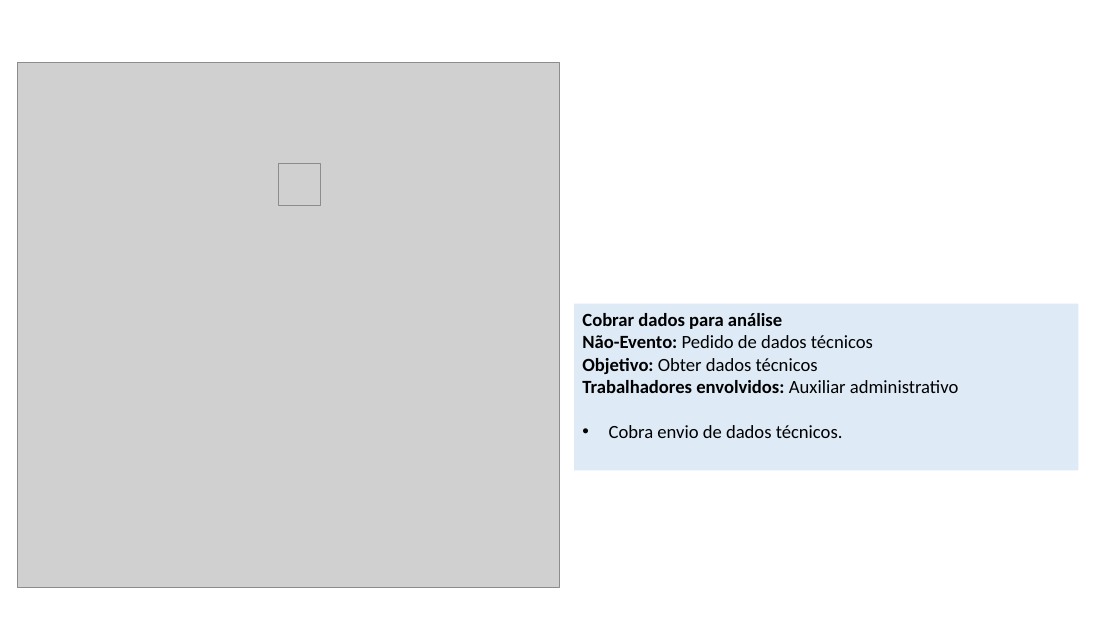
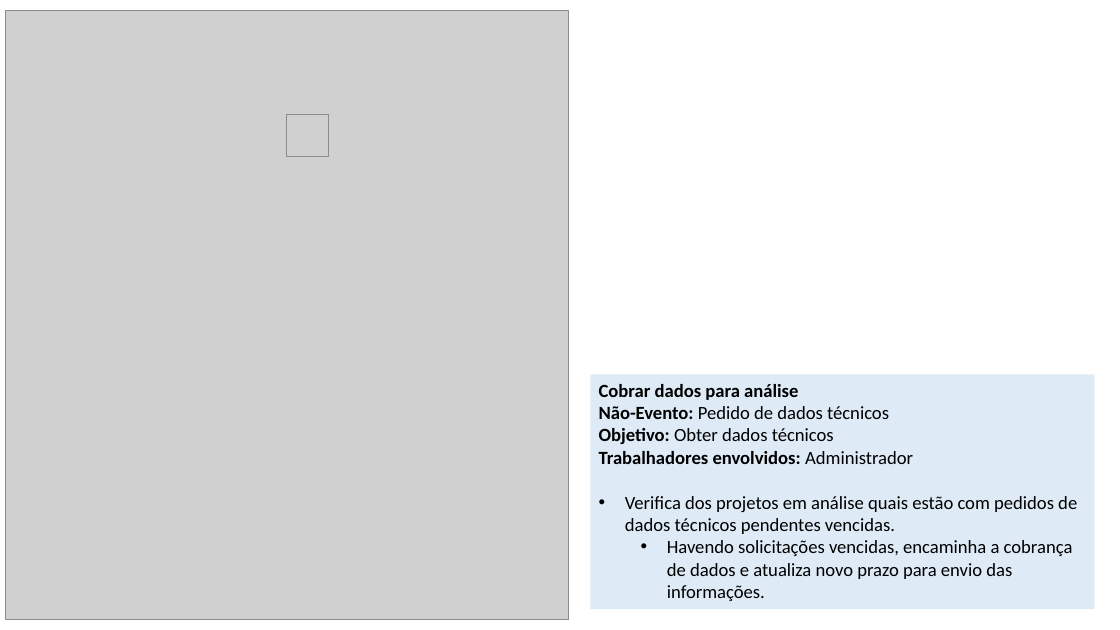
Before and after one commit to somosafsociety/Eng-Soft-EC2A, a slide deck: slide 2 of 18. Descrição dos Processos de Negócio.pptx. Drawn at 1120x630 pixels with LibreOffice and Linux fonts; fonts in the diff are those of the drawing; grey boxes stand for pictures. Boxes give left, top, right and bottom in pixels: in the first picture for what was removed or moved away, otherwise in the second. Text is boxed around its words. In the diff, an @@ line names an element or a change of style, - is before the commit and + after.

Commit message:
Revisões 16/05
Artefato 15 - Completo e revisado
Artefato 16 - Completo e revisado
Artefato 17 - Completo e revisado
Artefato 18 - Revisado até o processo (slide) 16
Artefato 19 - Precisa trocar as figuras de acordo com o artefato 16 (recomendo usar o ppt do 18 para pegar as figuras)

```diff
--- a/18. Descrição dos Processos de Negócio.pptx
+++ b/18. Descrição dos Processos de Negócio.pptx
@@ picture: place and size @@
-picture at <box>18,63,560,587</box>
+picture at <box>5,10,568,619</box>
@@ picture: place and size @@
-picture at <box>278,163,320,205</box>
+picture at <box>287,114,329,156</box>
@@ rectangle "Cobrar dados para análise": place and size @@
-rectangle "Cobrar dados para análise" at <box>575,303,1079,471</box>
+rectangle "Cobrar dados para análise" at <box>591,375,1095,609</box>
@@ text in rectangle at <box>599,451,1077,601</box>: text changed @@
-Trabalhadores envolvidos: Auxiliar administrativo
-• Cobra envio de dados técnicos.
+Trabalhadores envolvidos: Administrador
+• Verifica dos projetos em análise quais estão com pedidos de dados técnicos pendentes vencidas.
+  • Havendo solicitações vencidas, encaminha a cobrança de dados e atualiza novo prazo para envio das informações.
```
Also in this commit, not shown: 32 other slides changed, 6 other files.
